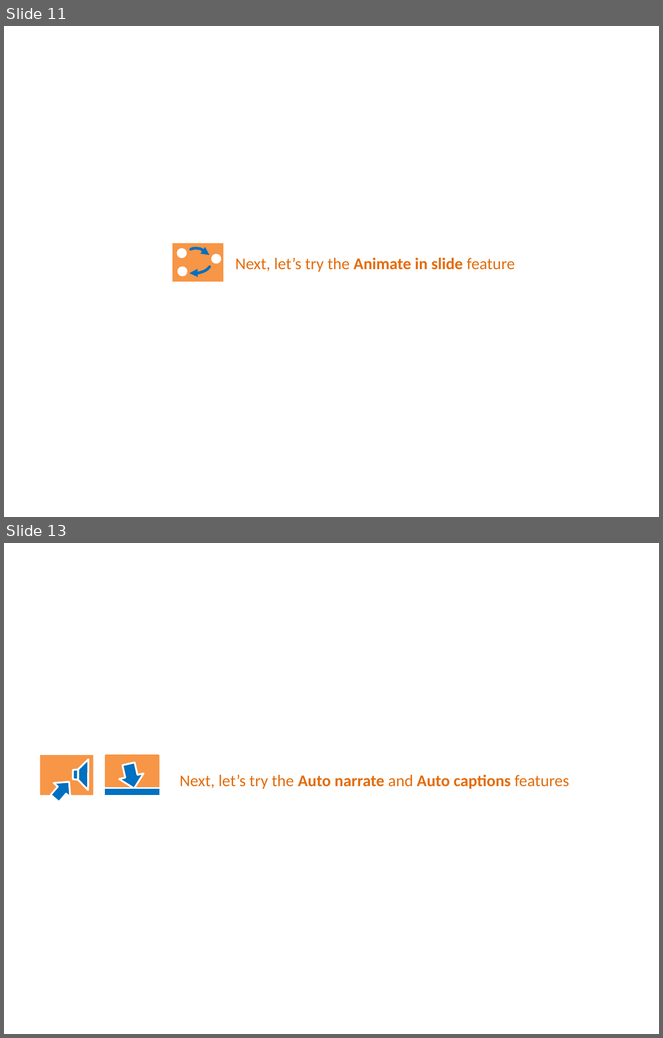
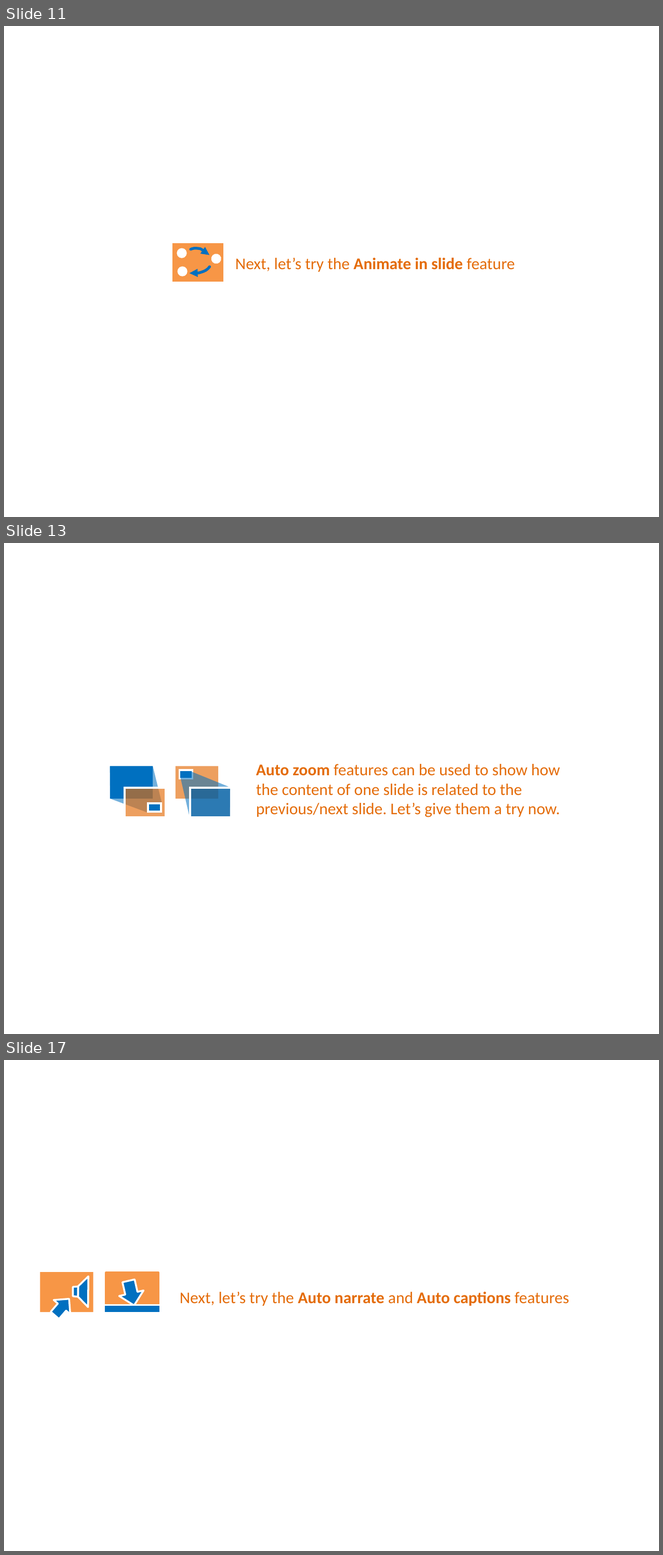
Before and after one commit to PowerPointLabs/PowerPointLabs, a slide deck: doc/PowerPointLabs Quick Tutorial.pptx. Shown one above the other, each under a label of ours: slides 11 and 13 before the commit, slides 11, 13 and 17 after it; the slides between them are not shown. The pictures are 663x1038 and 663x1555 pixels, drawn with LibreOffice and Linux fonts; fonts in the diff are those of the drawing. Boxes give left, top, right and bottom in pixels: in the first picture for what was removed or moved away, otherwise in the second. Text is boxed around its words. In the diff, an @@ line names an element or a change of style, - is before the commit and + after.

Commit message:
Issue 199: draft documentation for auto zoom Update Issue 199

```diff
--- a/doc/PowerPointLabs Quick Tutorial.pptx
+++ b/doc/PowerPointLabs Quick Tutorial.pptx
@@ slide 13 added at [4, 543, 659, 1034], background #FFFFFF @@
@@ text added at [256, 764, 560, 818], 18 pt, text #E46C0A @@
+Auto zoom features can be used to show how the content of one slide is related to the previous/next slide. Let’s give them a try now.
@@ group added at [176, 767, 231, 818]: 3 rectangles, 1 freeform shape @@
@@ group added at [110, 767, 165, 818]: 3 rectangles, 1 freeform shape @@
@@ what was slide 13 is now slide 17 @@
```
Also in this commit, not shown: 1 slide changed, 3 other slides added, 2 other files.
